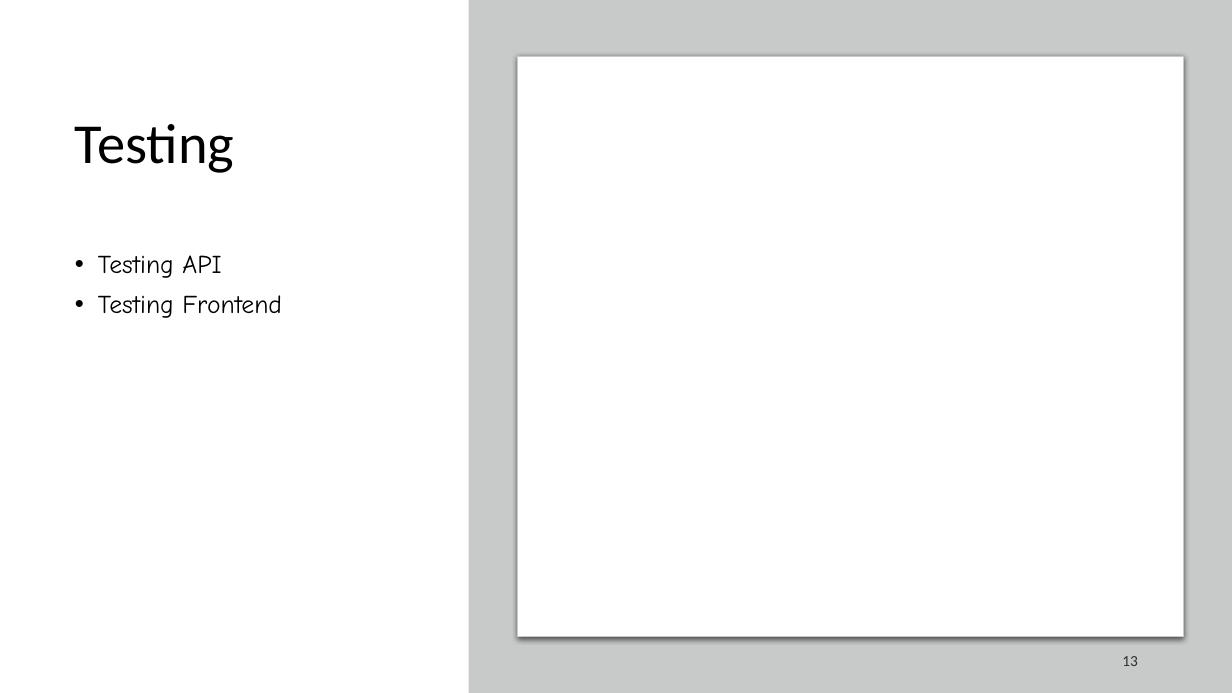
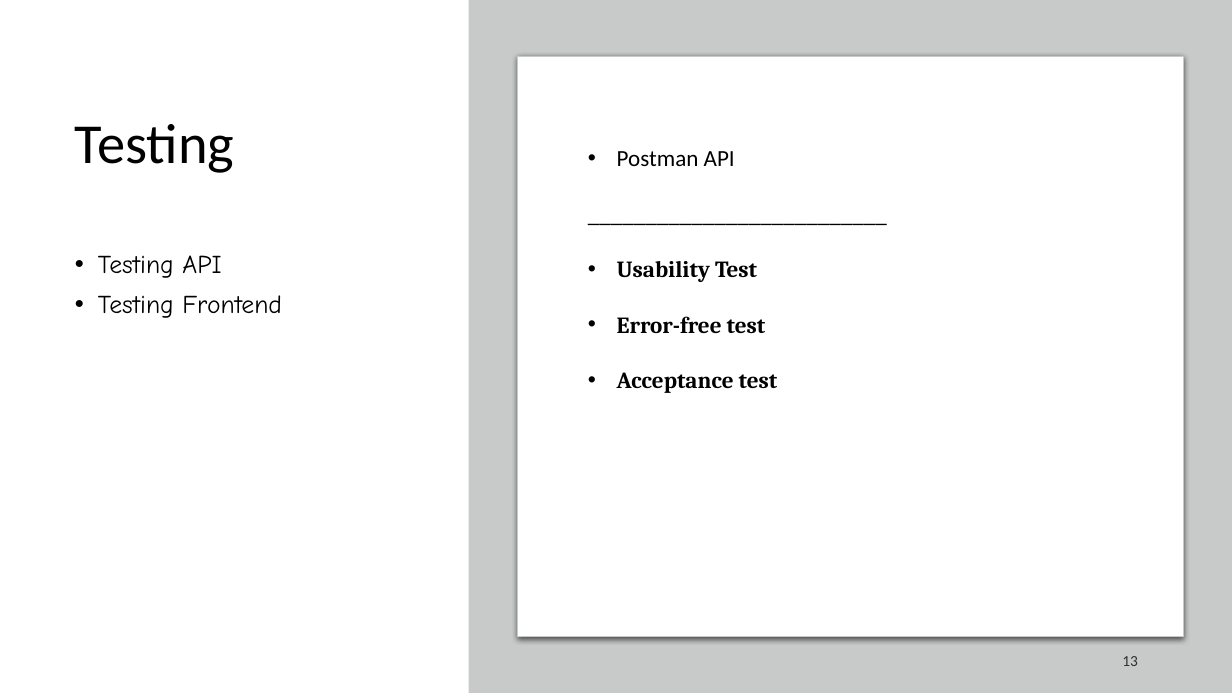
Before and after one commit to kristya-art/cleanIt, a slide deck: slide 13 of report/PresentationCleanIt.pptx. Drawn at 1232x693 pixels with LibreOffice and Linux fonts; fonts in the diff are those of the drawing. Boxes give left, top, right and bottom in pixels: in the first picture for what was removed or moved away, otherwise in the second. Text is boxed around its words. In the diff, an @@ line names an element or a change of style, - is before the commit and + after.

```diff
--- a/report/PresentationCleanIt.pptx
+++ b/report/PresentationCleanIt.pptx
@@ text added at bbox=[617, 151, 778, 393], 18 pt, text #000000, bold @@
+• Postman API
+__________________________
+• Usability Test
+• Error-free test
+• Acceptance test
```
Also in this commit, not shown: 5 other slides changed, 2 slides added, 2 slides removed, 11 other files.
